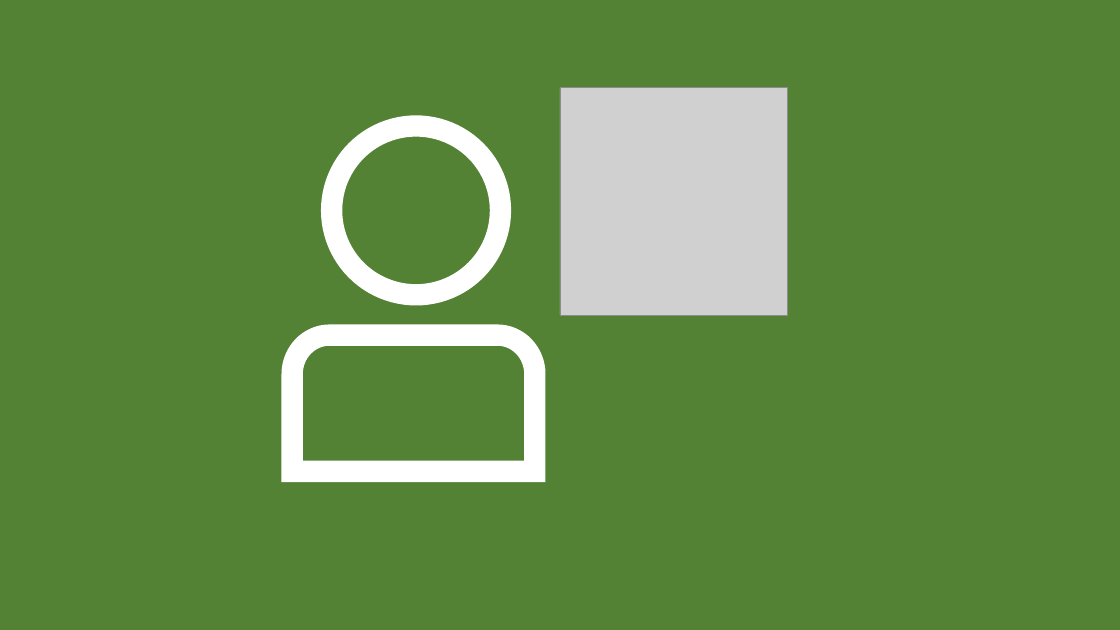
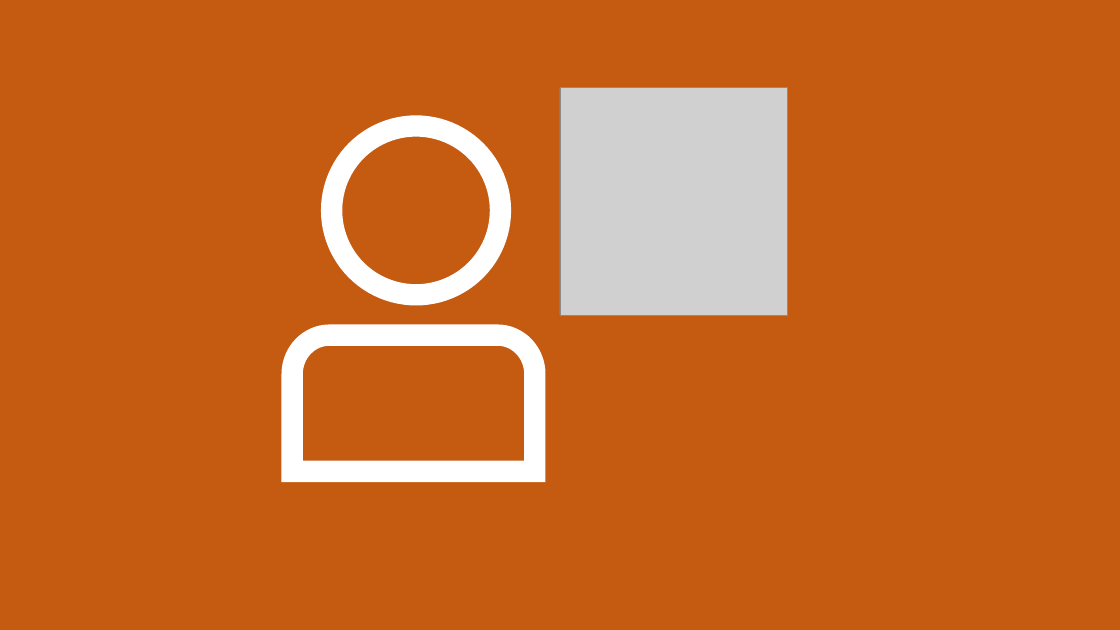
Before and after one commit to tomodachii/food-review, a slide deck: slide 2 of frontend/Test-icon.pptx. Drawn at 1120x630 pixels with LibreOffice and Linux fonts; fonts in the diff are those of the drawing; grey boxes stand for pictures. Boxes give left, top, right and bottom in pixels: in the first picture for what was removed or moved away, otherwise in the second. Text is boxed around its words. In the diff, an @@ line names an element or a change of style, - is before the commit and + after.

```diff
--- a/frontend/Test-icon.pptx
+++ b/frontend/Test-icon.pptx
@@ background #548235 to #C55A11 @@
```
Also in this commit, not shown: 1 other slide changed, 4 other files.
